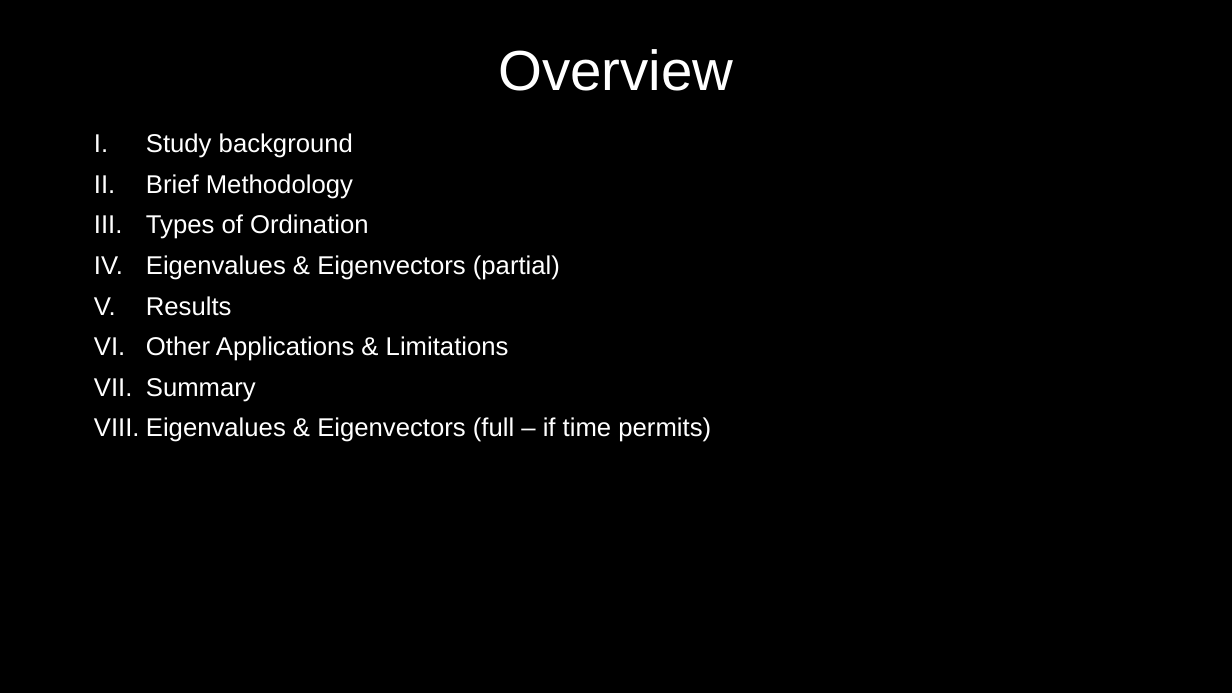
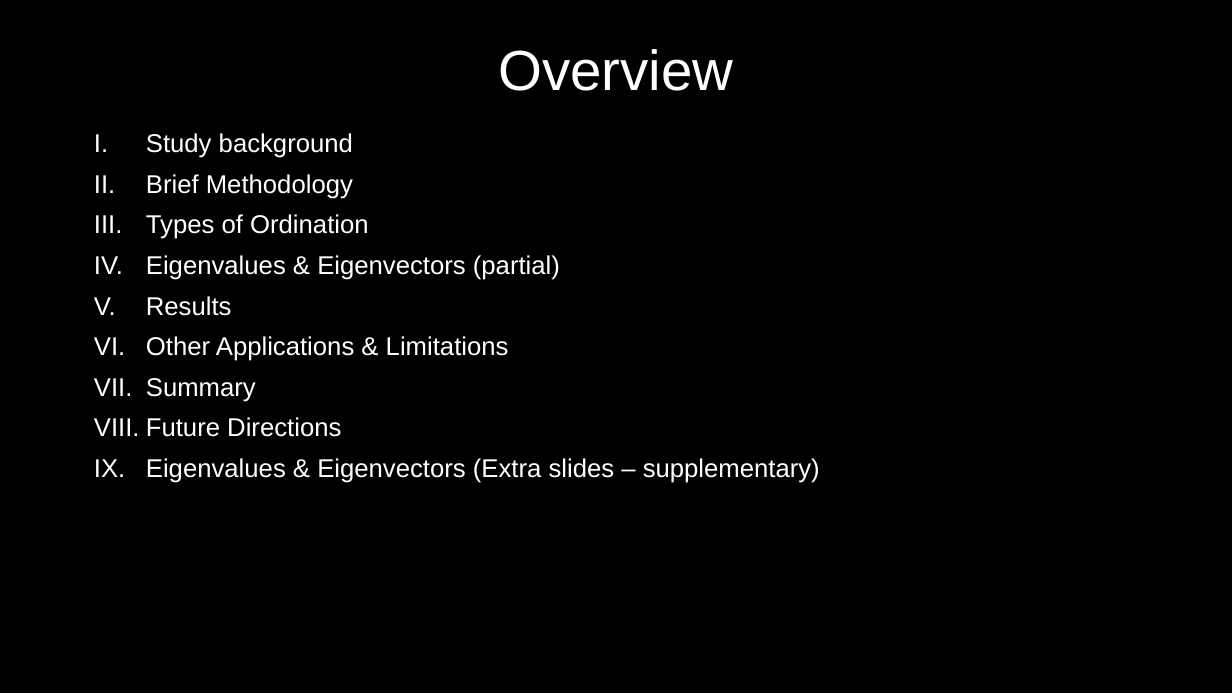
Before and after one commit to MyGitUse/MBIO7160, a slide deck: slide 2 of FinalProject/191128_Presentation_NM.pptx. Drawn at 1232x693 pixels with LibreOffice and Linux fonts; fonts in the diff are those of the drawing. Boxes give left, top, right and bottom in pixels: in the first picture for what was removed or moved away, otherwise in the second. Text is boxed around its words. In the diff, an @@ line names an element or a change of style, - is before the commit and + after.

```diff
--- a/FinalProject/191128_Presentation_NM.pptx
+++ b/FinalProject/191128_Presentation_NM.pptx
@@ text at (x1=146, y1=417, x2=820, y2=483): text changed @@
-VIII. Eigenvalues & Eigenvectors (full – if time permits)
+VIII. Future Directions
+IX. Eigenvalues & Eigenvectors (Extra slides – supplementary)
```
Also in this commit, not shown: 6 other slides changed, 3 slides added, 3 slides removed.
